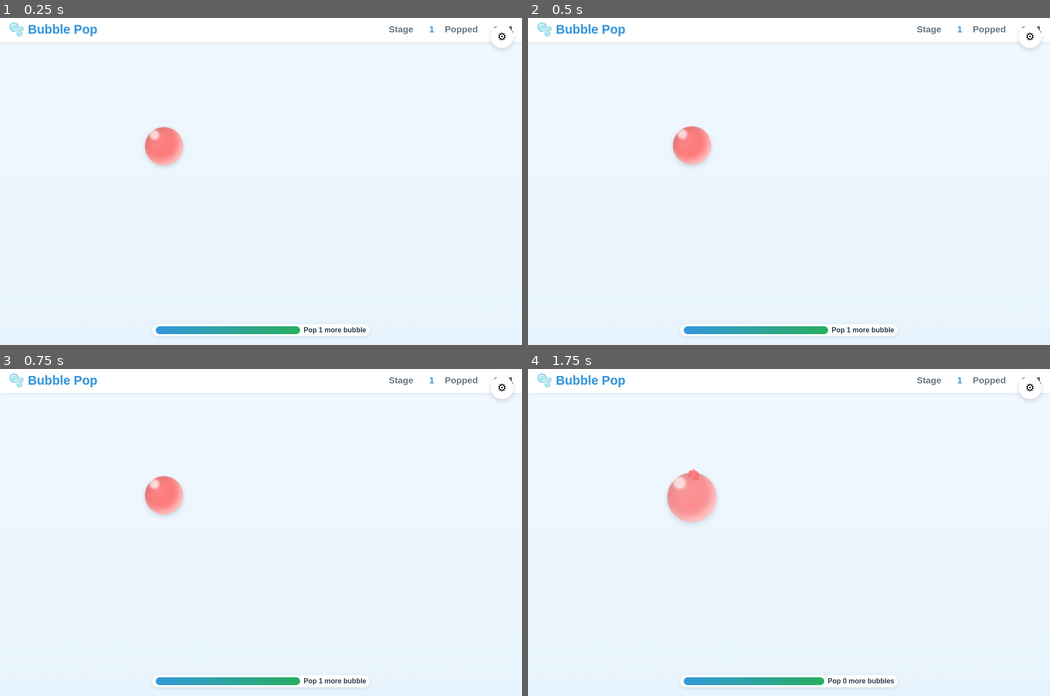
Above: before the commit, frames 1-4 (two rows, left to right).
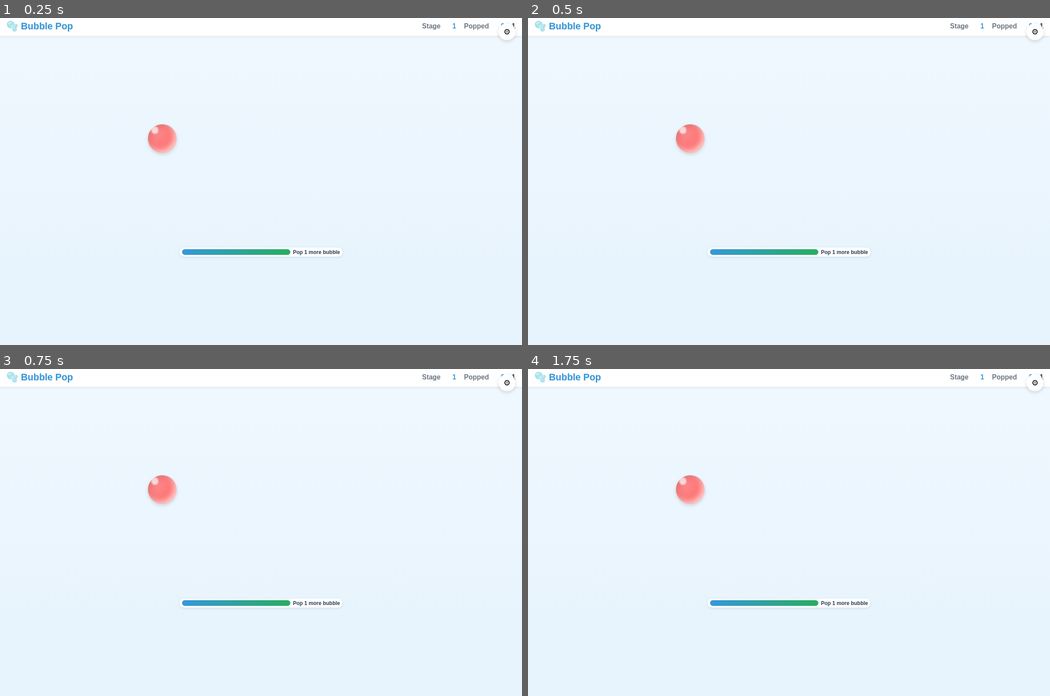
Above: after the commit, the same moments.

Repository: temuri426/bubble-pop-game
Game: browser game, page index.html
Two runs of this game, one before a commit and one after it. Both use one fixed random seed, a clock stepped at 60 frames per second and the inputs below.
Inputs (mouse positions are in pixels of both pictures, inside the frame that each line leads up to; where the layout moved, square brackets give the same spot in the first picture):
- Up to frame 1 (0.25 s): no input
- Up to frame 2 (0.5 s): click (789, 148) [789, 194] at 0.27 s
- Up to frame 3 (0.75 s): no input
- Up to frame 4 (1.75 s): hold Right 1.03-1.53 s; click (789, 522) [789, 575] at 1.07 s; tap Space at 1.1, 1.6 s; hold Down from 1.58 s (still down); click (684, 476) [684, 512] at 1.67 s

The runs differ from the first frame. In frame 1, 2.5% of the frame differs, in the area x 0-100%, y 0-97%; in frame 2, 2.5%; in frame 3, 2.4%; in frame 4, 2.9%.

Commit message:
Proper bubble-shake fix (remove CSS float transform conflict) + auto screen-fit that fills window
- Fix shaking: JS positions bubbles via left/top with NO CSS transform animation (was conflict that re-layouted/repainted every frame, jitter on weak iGPU). Float bob now clean.
- Auto-fit: apply root zoom to fill the WHOLE window on small laptop screens (accounts for Windows display scaling), no letterbox (body dims not overridden).

Diff:
--- a/index.html
+++ b/index.html
@@ -57,15 +57,20 @@
     }
     .bubble {
       position: absolute;
+      left: 0;
+      top: 0;
       border-radius: 50%;
       pointer-events: none;
       box-shadow:
         inset -8px -8px 16px rgba(255,255,255,0.6),
         inset 8px 8px 16px rgba(0,0,0,0.1),
         0 4px 12px rgba(0,0,0,0.15);
-      animation: float 3s ease-in-out infinite;
       z-index: 10;
+      /* Position + gentle bob are both driven on 'transform' by JS so the
+         browser composites the layer (GPU) instead of re-layouting every
+         frame - this stops the jitter/shaking on weak integrated GPUs. */
       will-change: transform;
+      transform-origin: center;
     }
     .bubble::before {
       content: '';
@@ -88,10 +93,6 @@
       border: 4px solid rgba(255,255,255,0.85);
     }
     .animal-bubble::before { display: none; }
-    @keyframes float {
-      0%, 100% { transform: translateY(0); }
-      50% { transform: translateY(-10px); }
-    }
     .bubble.popping {
       animation: pop 0.3s ease-out forwards;
       pointer-events: none;
@@ -635,6 +636,28 @@
           saveSettings();
         }
 
+    // ============ SCREEN AUTO-FIT ============
+    // The layout was built for ~1600x900. On smaller laptop screens (and with
+    // Windows display scaling) it overflows, so we apply a root-level zoom to
+    // fill the window - equivalent to Edge's own zoom, but automatic.
+    // NOTE: we only touch documentElement.style.zoom - NOT body width/height -
+    // so the page fills the whole browser window with no letterbox.
+    const FIT_DESIGN_W = 1600;
+    const FIT_DESIGN_H = 900;
+
+    function computeFitScale() {
+      const availW = window.innerWidth || window.screen.availWidth;
+      const availH = window.innerHeight || window.screen.availHeight;
+      const s = Math.min(availW / FIT_DESIGN_W, availH / FIT_DESIGN_H, 1);
+      return Math.max(0.35, Math.min(1, s));
+    }
+
+    function applyScreenFit() {
+      const scale = computeFitScale();
+      document.documentElement.style.zoom = scale;
+      console.log('Auto-fit zoom: ' + Math.round(scale * 100) + '%');
+    }
+
     function getLocalVideoPath(video) {
       // video is an object {src, name}; src may be an HTTP path or blob URL.
       return video ? video.src : '';
@@ -1277,6 +1300,8 @@
     // ============ INIT ============
     function init() {
       initCanvas();
+      applyScreenFit();
+      window.addEventListener('resize', applyScreenFit);
 
       canvas.addEventListener('click', handleClick);
       canvas.addEventListener('touchstart', (e) => {
